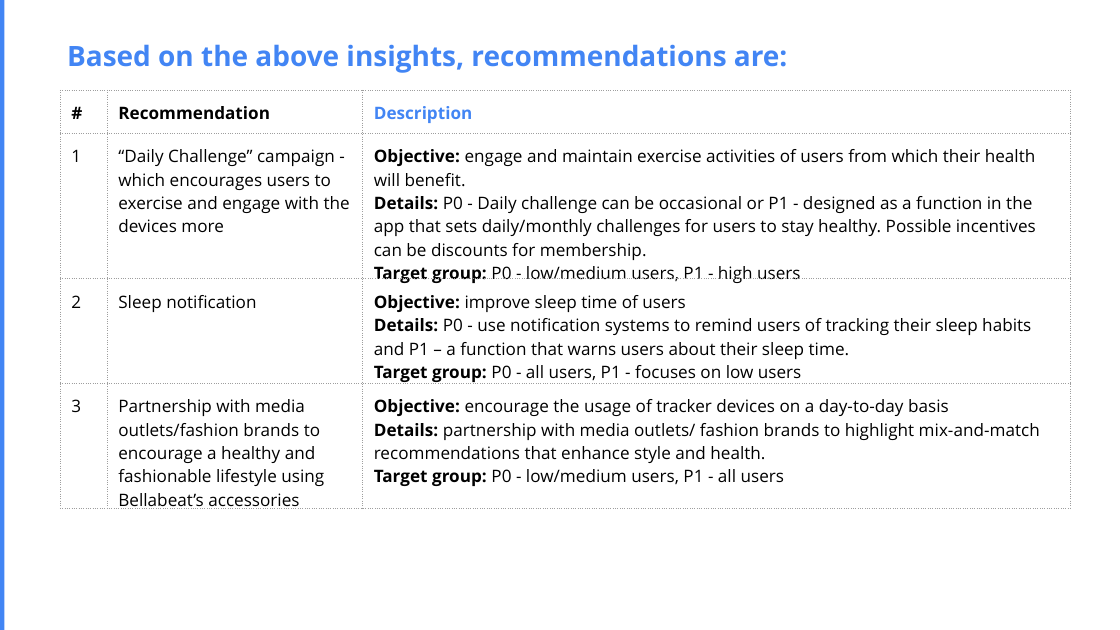
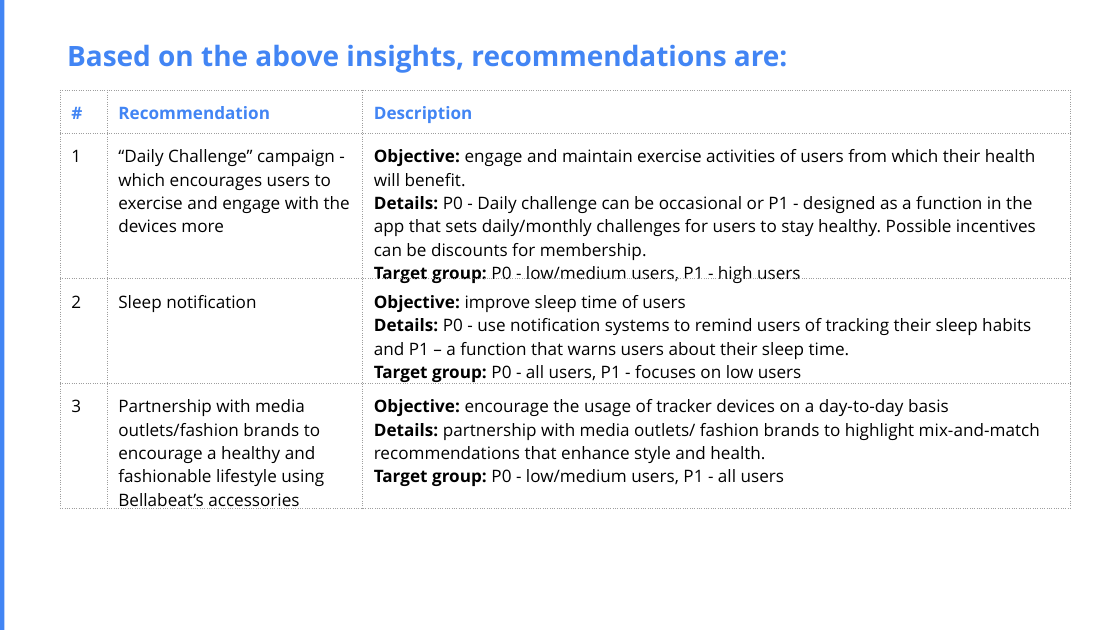
Before and after one commit to huyvuintech/gda-capstone-projects, a slide deck: slide 21 of Challenge2_GDACapstoneProject_Bellabeat_202209.pptx (slide 20 before the commit). Drawn at 1120x630 pixels with LibreOffice and Linux fonts; fonts in the diff are those of the drawing. Boxes give left, top, right and bottom in pixels: in the first picture for what was removed or moved away, otherwise in the second. Text is boxed around its words. In the diff, an @@ line names an element or a change of style, - is before the commit and + after.

```diff
--- a/Challenge2_GDACapstoneProject_Bellabeat_202209.pptx
+++ b/Challenge2_GDACapstoneProject_Bellabeat_202209.pptx
@@ table at [60,91,1071,513] @@
@@ text colour #000000 to #4285F4 in "#", "Recommendation" @@
```
Also in this commit, not shown: 2 other slides changed, 3 slides added, 2 slides removed.
